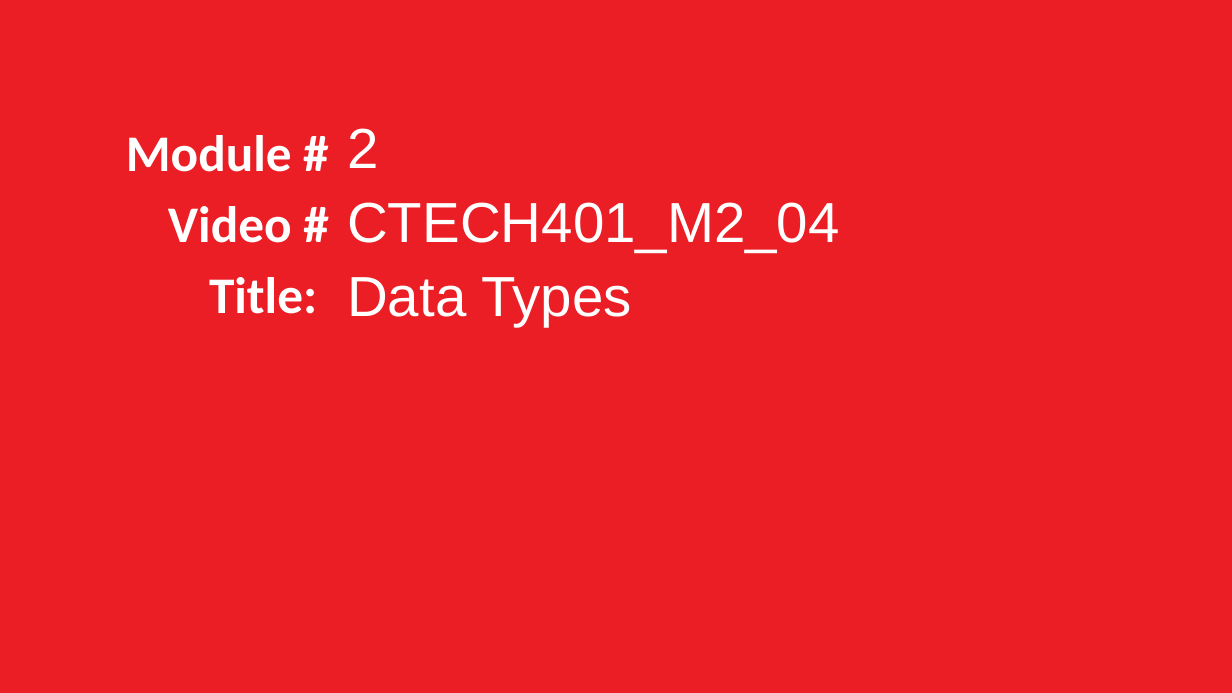
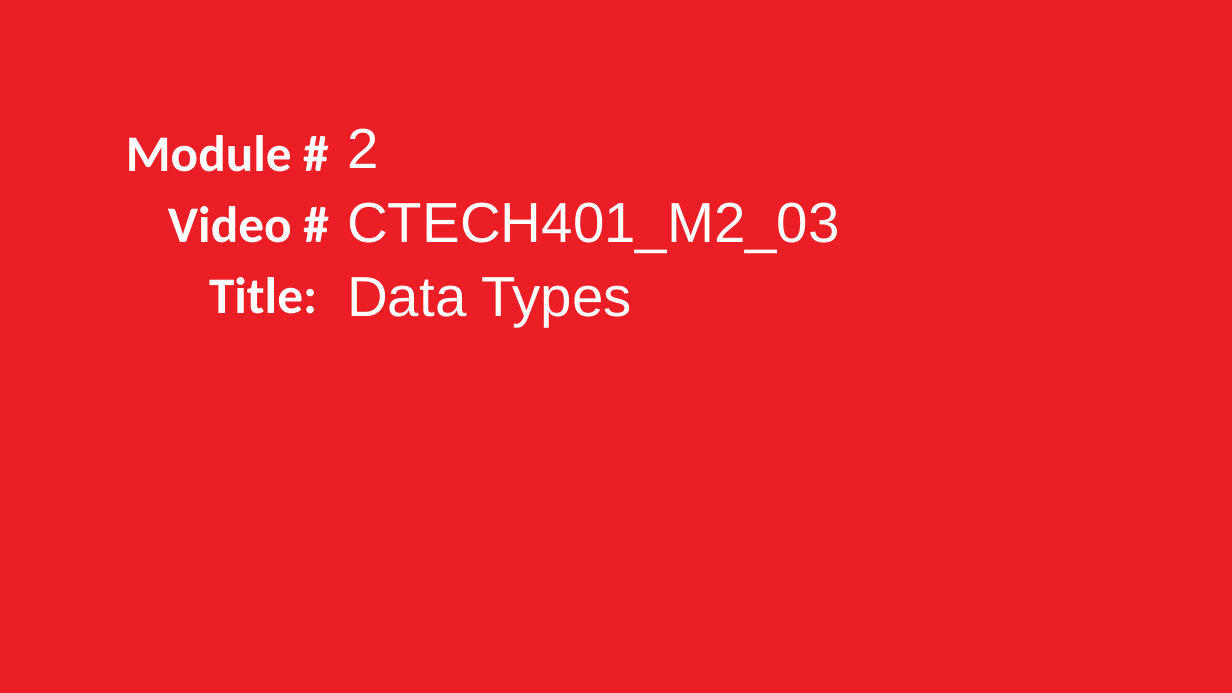
Before and after one commit to grimmelm/ctech404, a slide deck: slide 11 of ctech401/module_2/CTECH401 Module 2 - Variables.pptx. Drawn at 1232x693 pixels with LibreOffice and Linux fonts; fonts in the diff are those of the drawing. Boxes give left, top, right and bottom in pixels: in the first picture for what was removed or moved away, otherwise in the second. Text is boxed around its words. In the diff, an @@ line names an element or a change of style, - is before the commit and + after.

Commit message:
CTECH 401 Module 2 revisions

```diff
--- a/ctech401/module_2/CTECH401 Module 2 - Variables.pptx
+++ b/ctech401/module_2/CTECH401 Module 2 - Variables.pptx
@@ text at [347,202,840,253]: text changed @@
-CTECH401_M2_04
+CTECH401_M2_03
```
Also in this commit, not shown: 7 other slides changed, 3 slides added, 2 slides removed, 2 other files.
